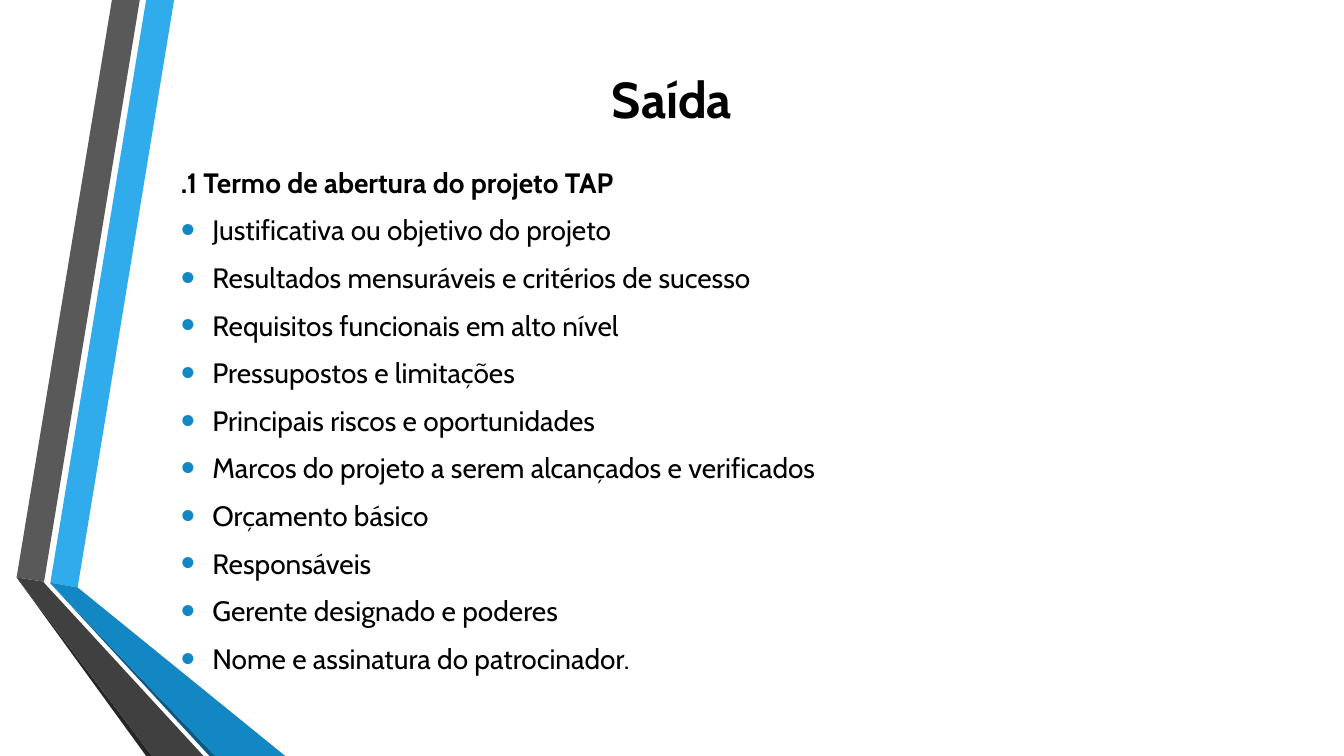
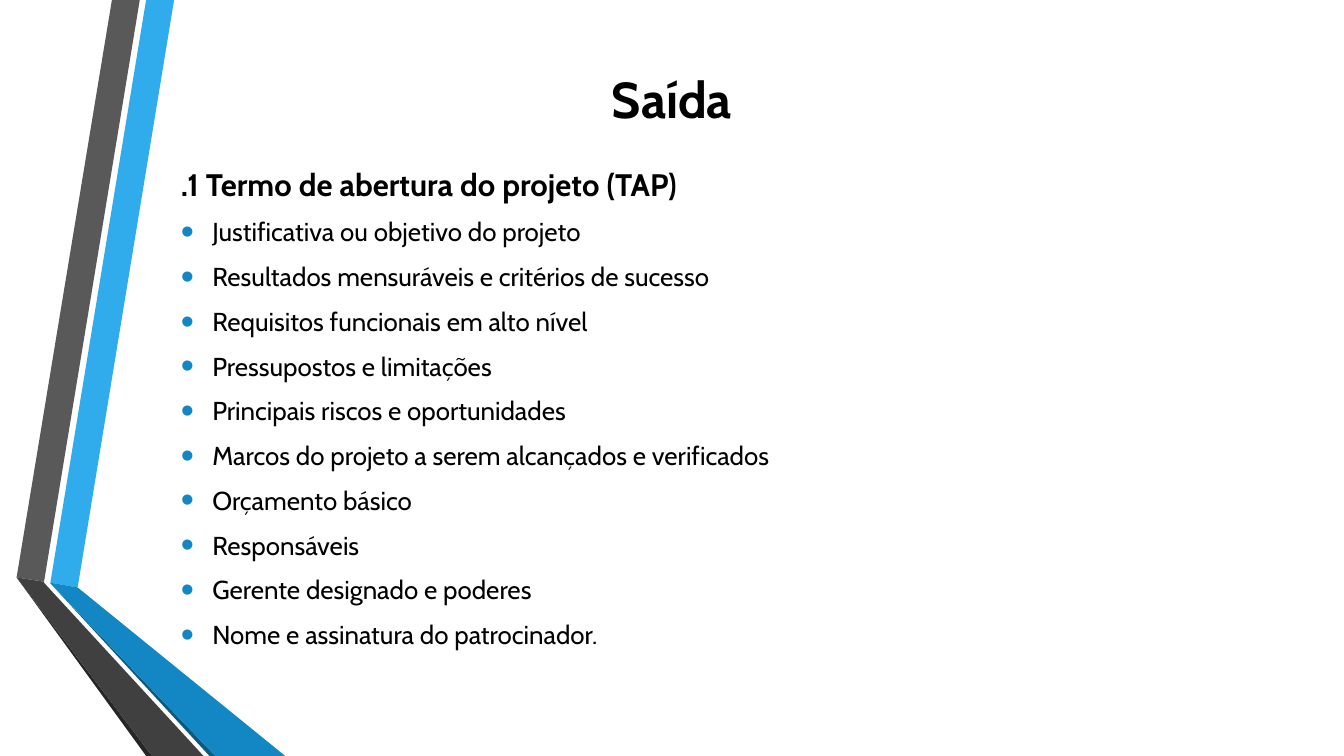
Before and after one commit to jharbes/ADMINISTRACAO-DE-REDES, a slide deck: slide 20 of RELATORIO PROVA P2/relatorio-pmbok-capitulo4-jharbes.pptx. Drawn at 1344x756 pixels with LibreOffice and Linux fonts; fonts in the diff are those of the drawing. Boxes give left, top, right and bottom in pixels: in the first picture for what was removed or moved away, otherwise in the second. Text is boxed around its words. In the diff, an @@ line names an element or a change of style, - is before the commit and + after.

```diff
--- a/RELATORIO PROVA P2/relatorio-pmbok-capitulo4-jharbes.pptx
+++ b/RELATORIO PROVA P2/relatorio-pmbok-capitulo4-jharbes.pptx
@@ text at bbox=[181, 172, 677, 203]: text changed; size 20 to 22.2 pt @@
-.1 Termo de abertura do projeto TAP
+.1 Termo de abertura do projeto (TAP)
@@ text at bbox=[212, 221, 769, 649]: size 20 to 18.5 pt @@
```
Also in this commit, not shown: 9 other slides changed.
